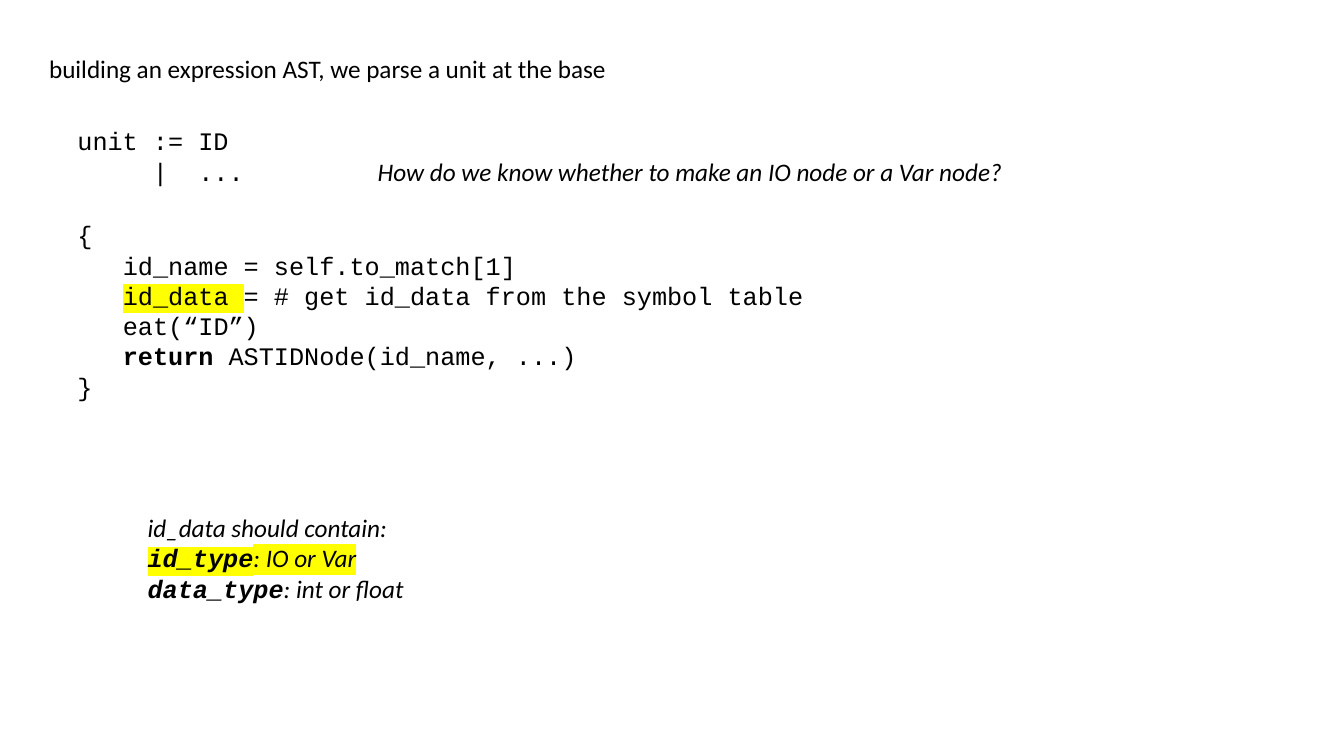
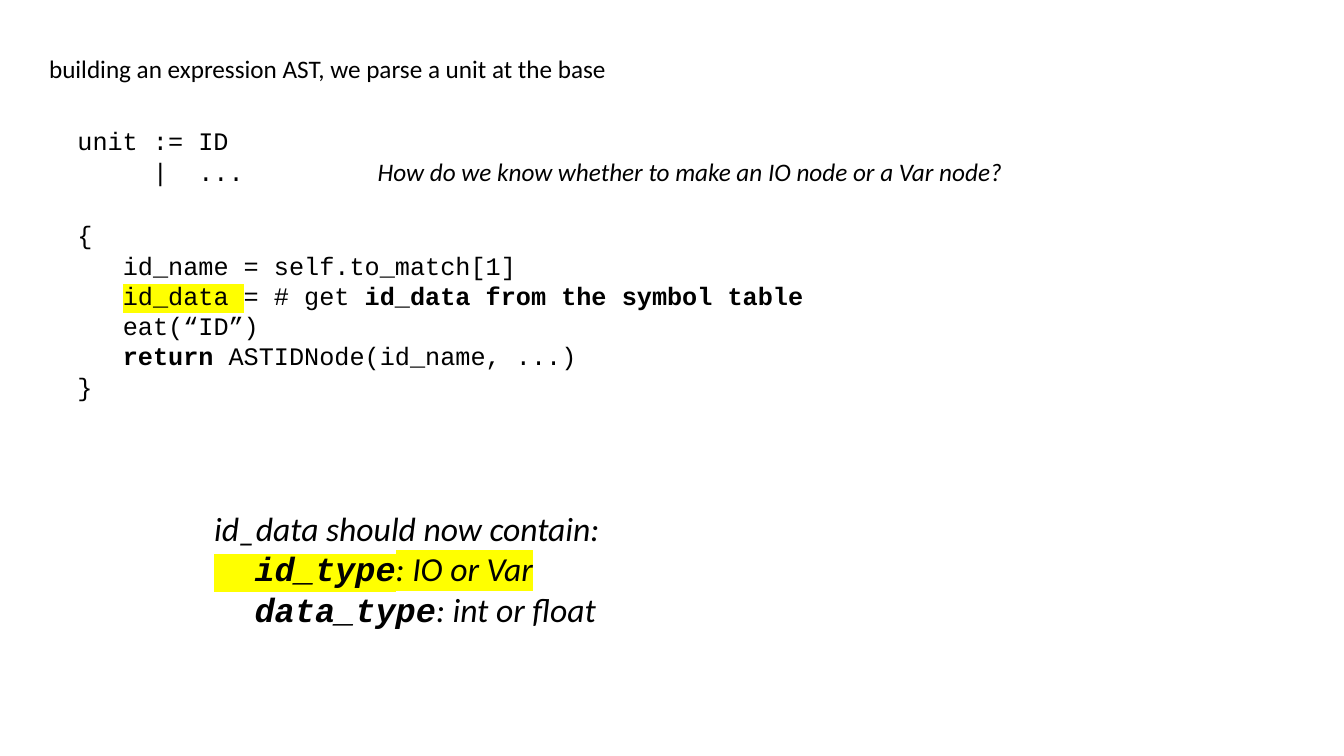
Before and after one commit to siero/CSE110A-W26, a slide deck: slide 82 of PDFS/C110-M3-04-FUNCTIONS-IR-SCOPE.pptx (slide 81 before the commit). Drawn at 1344x756 pixels with LibreOffice and Linux fonts; fonts in the diff are those of the drawing. Boxes give left, top, right and bottom in pixels: in the first picture for what was removed or moved away, otherwise in the second. Text is boxed around its words. In the diff, an @@ line names an element or a change of style, - is before the commit and + after.

```diff
--- a/PDFS/C110-M3-04-FUNCTIONS-IR-SCOPE.pptx
+++ b/PDFS/C110-M3-04-FUNCTIONS-IR-SCOPE.pptx
@@ text at bbox=[123, 286, 804, 311]: bold on in "id_data from the symbol table" @@
@@ text "id_data should now contain:": place and size @@
-text "id_data should now contain:" at bbox=[148, 519, 404, 604]
+text "id_data should now contain:" at bbox=[214, 517, 600, 629]
@@ text at bbox=[214, 517, 600, 546]: text changed; size 18 to 24 pt @@
-id_data should contain:
+id_data should now contain:
@@ text at bbox=[255, 557, 596, 629]: size 18 to 24 pt in "id_type: IO or Var", "data_type: int or float" @@
```
Also in this commit, not shown: 51 other slides changed, 4 slides added, 4 slides removed, 1 other file.
